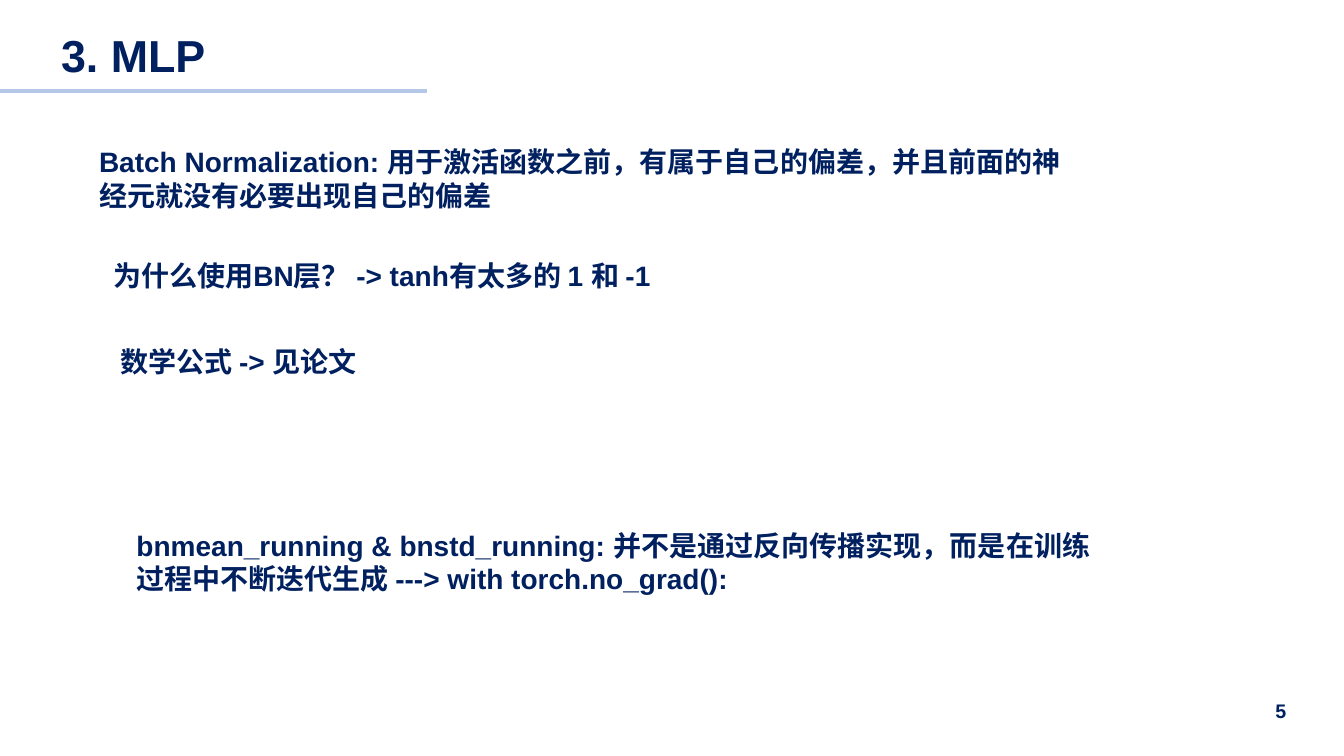
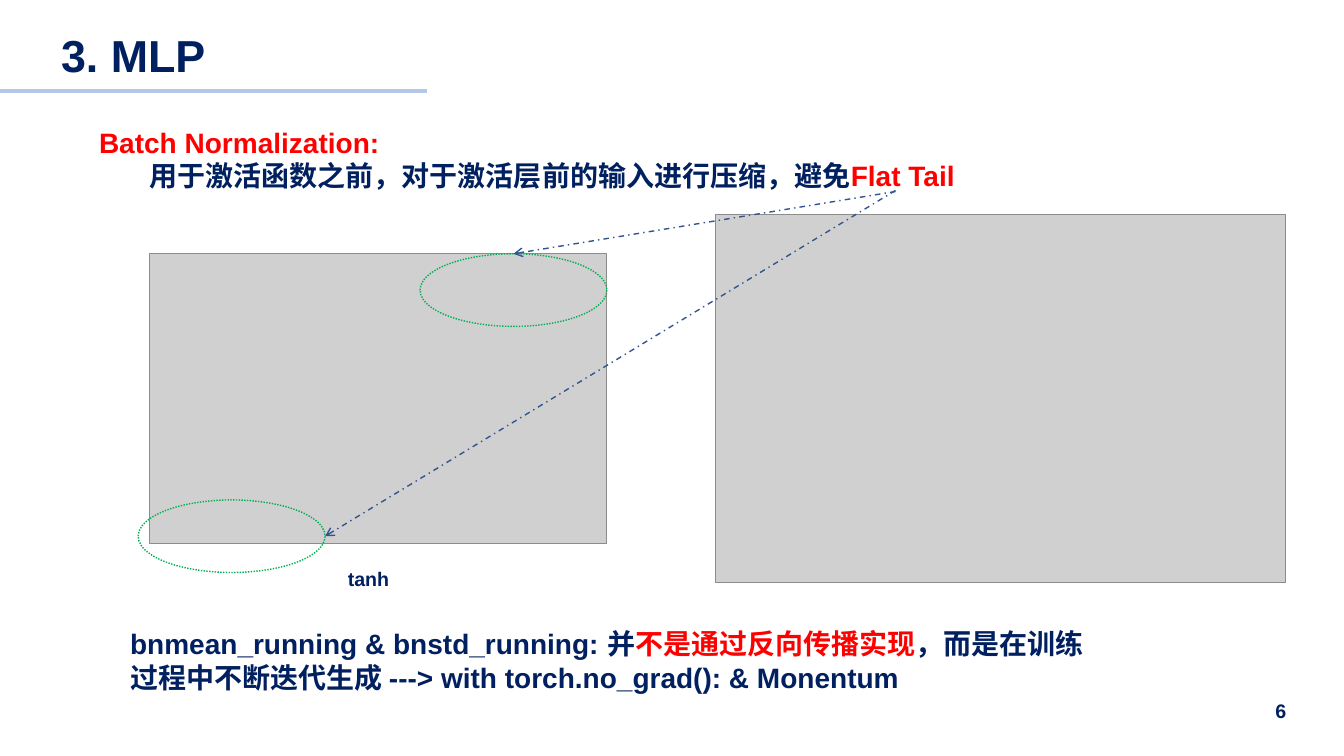
Before and after one commit to pilipala5/Neural-Network-from-zero-to-hero, a slide deck: slide 6 of Summary.pptx (slide 5 before the commit). Drawn at 1344x756 pixels with LibreOffice and Linux fonts; fonts in the diff are those of the drawing; grey boxes stand for pictures. Boxes give left, top, right and bottom in pixels: in the first picture for what was removed or moved away, otherwise in the second. Text is boxed around its words. In the diff, an @@ line names an element or a change of style, - is before the commit and + after.

```diff
--- a/Summary.pptx
+++ b/Summary.pptx
@@ text at [99,132,954,194]: text changed; text colour #002060 to #FF0000 @@
-Batch Normalization: 用于激活函数之前，有属于自己的偏差，并且前面的神经元就没有必要出现自己的偏差
+Batch Normalization:
+用于激活函数之前，对于激活层前的输入进行压缩，避免Flat Tail
@@ arrow added from (895, 191) to (326, 536), #325491 1 pt dashed @@
@@ arrow added from (895, 192) to (513, 254), #325491 1 pt dashed @@
@@ picture added at [716,214,1287,583] @@
@@ text removed at [113,262,650,289] @@
-为什么使用BN层？ -> tanh有太多的 1 和 -1
@@ picture added at [150,254,607,543] @@
@@ ellipse added at [420,254,607,327], outline #00B050 1 pt dashed @@
@@ text removed at [121,348,357,375] @@
-数学公式 -> 见论文
@@ ellipse added at [138,500,325,573], outline #00B050 1 pt dashed @@
@@ text added at [348,571,389,586], 14 pt, text #002060, bold @@
+tanh
@@ text at [130,630,1084,693]: text changed @@
-bnmean_running & bnstd_running: 并不是通过反向传播实现，而是在训练过程中不断迭代生成 ---> with torch.no_grad():
+bnmean_running & bnstd_running: 并不是通过反向传播实现，而是在训练过程中不断迭代生成 ---> with torch.no_grad(): & Monentum
@@ page number at [1275,704,1286,718]: text changed @@
-5
+6
```
Also in this commit, not shown: 1 other slide changed, 3 slides added, 3 other files.
